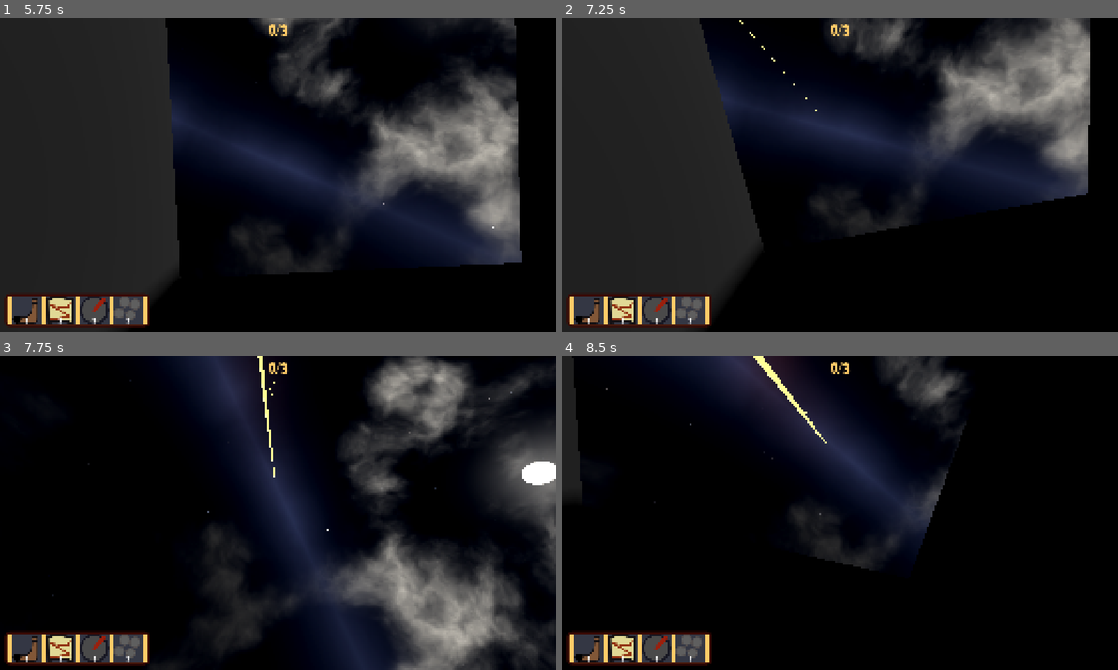
Above: before the commit, frames 1-4 (two rows, left to right).
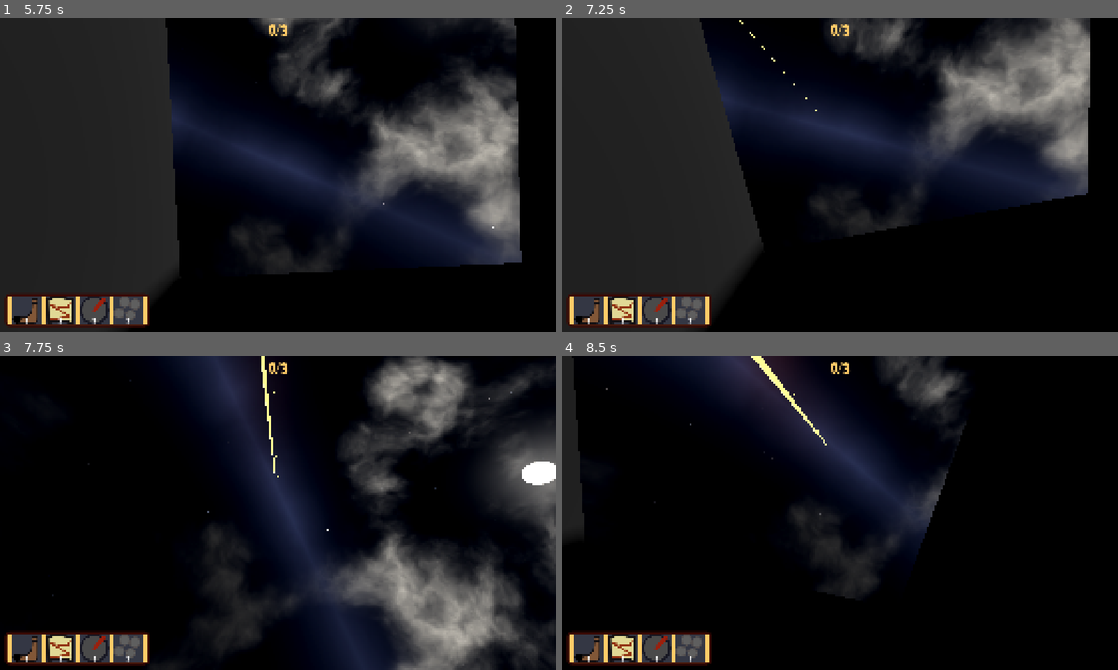
Above: after the commit, the same moments.

Repository: frenchcast1234/dont-look
Game: Godot game, scene res://src/menu/menu.tscn
Same seed, same stepped clock (60 frames per second), same inputs: the game is played once before the commit and once after it.
Inputs (mouse positions are in pixels of both pictures, inside the frame that each line leads up to):
- Up to frame 1 (5.75 s): click "Play" at 0.5 s; click "Difficult" at 1.25 s; tap Enter at 2, 4.25 s; move the mouse to (272, 181) at 2.02 s; hold W (forward) 2.03-4.28 s; tap Space (jump) at 2.27, 2.75, 3.02, 4.52, 5.27 s; move the mouse to (316, 178) at 2.77 s; move the mouse to (233, 171) at 3.52 s; move the mouse to (283, 175) at 4.27 s; hold A (left) 4.28-5.03 s; move the mouse to (255, 168) at 5.02 s; hold W (forward) from 5.03 s (still down); tap 1 (inventory_1) at 5.65 s
- Up to frame 2 (7.25 s): keep holding W (forward); move the mouse to (867, 175) at 5.77 s; tap Space (jump) at 6.02, 6.5 s; tap 2 (inventory_2) at 6.4 s; move the mouse to (812, 175) at 6.52 s; tap 3 (inventory_3) at 7.15 s
- Up to frame 3 (7.75 s): move the mouse to (289, 506) at 7.27 s; release W (forward) at 7.28 s; hold D (right) from 7.28 s (still down); tap Space (jump) at 7.52 s
- Up to frame 4 (8.5 s): tap 4 (inventory_4) at 7.9 s; move the mouse to (834, 519) at 8.02 s; release D (right) at 8.03 s; hold W (forward) from 8.03 s (still down); tap Space (jump) at 8.27 s

Frame 1 is identical in both runs. In frame 2, less than 0.1% of the frame differs, in the area x 24-95%, y 1-70%; in frame 3, 0.2%; in frame 4, 1.1%, in the area x 0-65%, y 0-78%.

Commit message:
La vitesse du joueur revient à la normale à la fin d'un round et lors de sa mort

Diff:
--- a/src/game/game.gd
+++ b/src/game/game.gd
@@ -153,6 +153,7 @@
 					Stats.boosts["map"]["active"] = false
 					Stats.boosts["compass"]["active"] = false
 					Stats.boosts["stone"]["active"] = false
+					Stats.speed_mult = 1
 					get_tree().paused = true
 				)
 				$Monsters.add_child(obj)
@@ -187,4 +188,5 @@
 			Stats.boosts["map"]["active"] = false
 			Stats.boosts["compass"]["active"] = false
 			Stats.boosts["stone"]["active"] = false
+			Stats.speed_mult = 1
 			create()
--- a/src/game/inventory.gd
+++ b/src/game/inventory.gd
@@ -1,6 +1,5 @@
 extends Panel
 
-var speed = Stats.player_speed
 @export var stone: PackedScene
 var last_stone_frame: int = 0
 
@@ -16,7 +15,7 @@
 		if Stats.boosts["boot"]["count"] <= 0 or Stats.boosts["boot"]["active"]: return
 		Stats.boosts["boot"]["count"] -= 1
 		Stats.boosts["boot"]["active"] = true
-		Stats.player_speed *= 1.2
+		Stats.speed_mult = 1.2
 		$SpeedTimer.start($SpeedTimer.wait_time)
 	elif Input.is_action_just_pressed("inventory_2"):
 		if Stats.boosts["map"]["count"] <= 0 or Stats.boosts["map"]["active"]: return
@@ -44,7 +43,7 @@
 
 func _on_speed_timer_timeout() -> void:
 	Stats.boosts["boot"]["active"] = false
-	Stats.player_speed = speed
+	Stats.speed_mult = 1
 
 func _on_map_timer_timeout() -> void:
 	Stats.boosts["map"]["active"] = false
--- a/src/game/player.gd
+++ b/src/game/player.gd
@@ -39,8 +39,8 @@
 	direction = direction.normalized()
 
 	# mouvement horizontal
-	velocity.x = direction.x * Stats.player_speed * delta
-	velocity.z = direction.z * Stats.player_speed * delta
+	velocity.x = direction.x * Stats.player_speed * Stats.speed_mult * delta
+	velocity.z = direction.z * Stats.player_speed * Stats.speed_mult * delta
 
 	# gravité et saut
 	if not is_on_floor():
--- a/src/stats.gd
+++ b/src/stats.gd
@@ -15,3 +15,4 @@
 	"stone": { "count": 2, "active": false }
 }
 var boosts_boost: int = 2
+var speed_mult: int = 1
